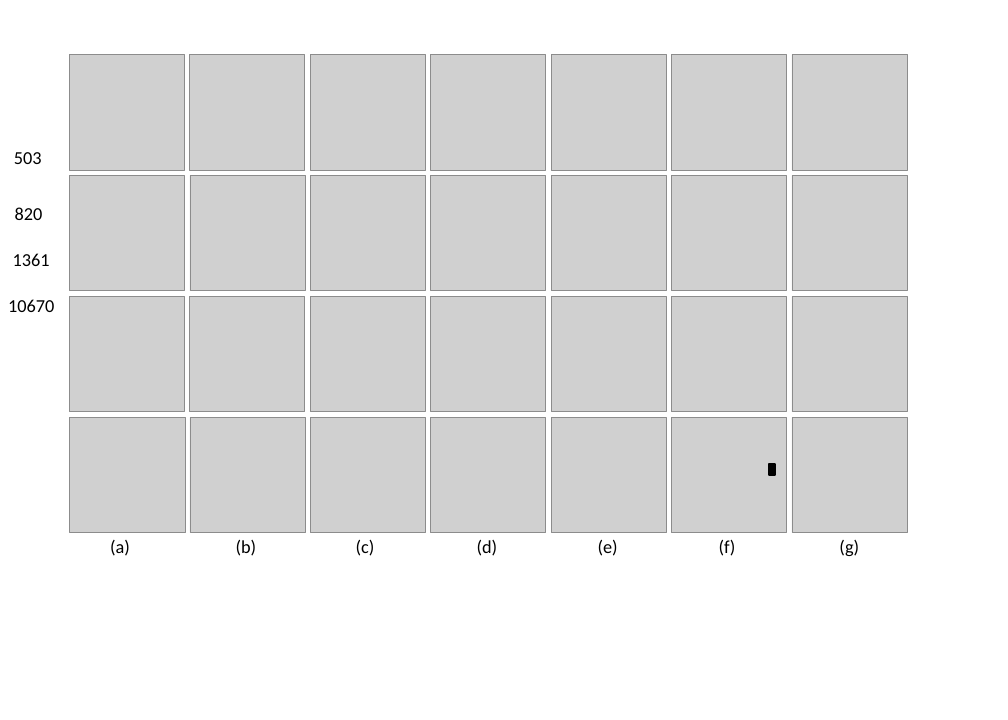
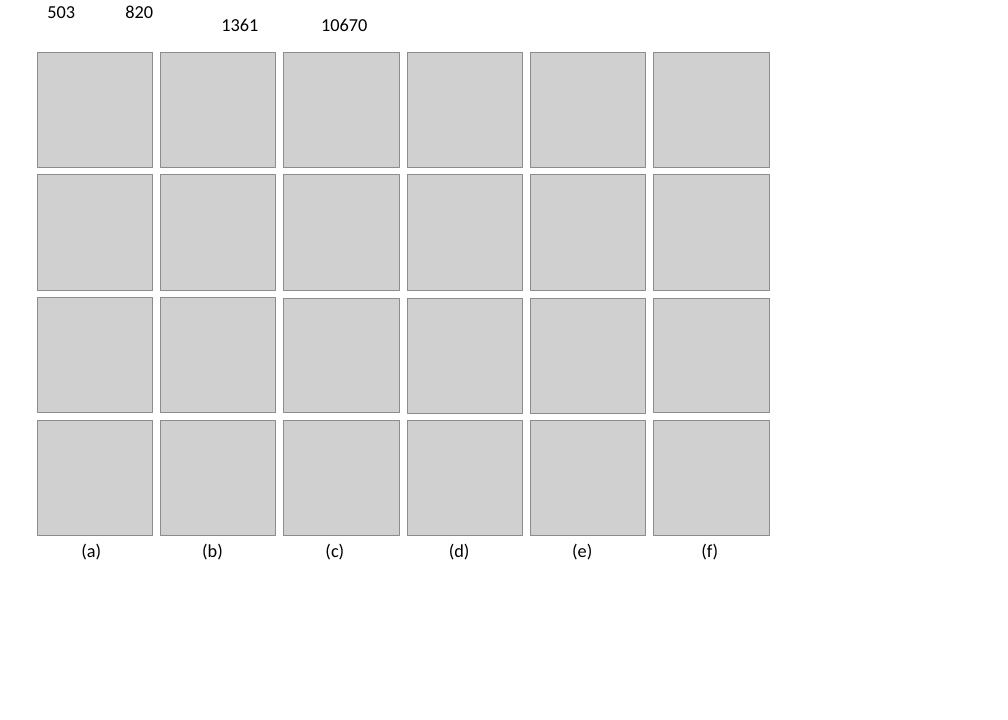
Before and after one commit to mboboUSTC/SCNN, a slide deck: slide 1 of paper/figures/FigVesicle/FigVesicle.pptx. Drawn at 1008x720 pixels with LibreOffice and Linux fonts; fonts in the diff are those of the drawing; grey boxes stand for pictures. Boxes give left, top, right and bottom in pixels: in the first picture for what was removed or moved away, otherwise in the second. Text is boxed around its words. In the diff, an @@ line names an element or a change of style, - is before the commit and + after.

```diff
--- a/paper/figures/FigVesicle/FigVesicle.pptx
+++ b/paper/figures/FigVesicle/FigVesicle.pptx
@@ text "503": place and size @@
-text "503" at box(14, 152, 42, 164)
+text "503" at box(47, 6, 75, 18)
@@ text "820": place and size @@
-text "820" at box(15, 207, 43, 220)
+text "820" at box(125, 5, 153, 18)
@@ text "1361": place and size @@
-text "1361" at box(13, 253, 50, 266)
+text "1361" at box(221, 18, 258, 31)
@@ text "10670": place and size @@
-text "10670" at box(8, 299, 54, 312)
+text "10670" at box(321, 18, 367, 31)
@@ picture: place and size @@
-picture at box(69, 55, 184, 170)
+picture at box(37, 52, 152, 167)
@@ picture: place and size @@
-picture at box(189, 55, 304, 170)
+picture at box(160, 52, 275, 167)
@@ picture: place and size @@
-picture at box(310, 55, 425, 170)
+picture at box(284, 52, 399, 167)
@@ picture: place and size @@
-picture at box(431, 55, 546, 170)
+picture at box(408, 52, 522, 167)
@@ picture: place and size @@
-picture at box(551, 55, 666, 170)
+picture at box(530, 52, 645, 167)
@@ picture: place and size @@
-picture at box(672, 55, 786, 170)
+picture at box(654, 52, 769, 167)
@@ picture removed at box(792, 55, 907, 170) @@
@@ 4 pictures: place and size @@
-4 pictures at box(69, 176, 305, 412)
+4 pictures at box(37, 175, 275, 413)
@@ picture: place and size @@
-picture at box(551, 176, 666, 290)
+picture at box(530, 175, 645, 290)
@@ picture: place and size @@
-picture at box(671, 176, 786, 290)
+picture at box(654, 175, 769, 290)
@@ picture removed at box(792, 176, 907, 290) @@
@@ 4 pictures: place and size @@
-4 pictures at box(310, 176, 546, 412)
+4 pictures at box(284, 175, 522, 413)
@@ picture: place and size @@
-picture at box(551, 297, 666, 412)
+picture at box(530, 299, 645, 413)
@@ picture: place and size @@
-picture at box(671, 297, 786, 412)
+picture at box(654, 299, 769, 413)
@@ picture removed at box(792, 297, 907, 412) @@
@@ picture removed at box(792, 418, 907, 533) @@
@@ picture: place and size @@
-picture at box(70, 418, 185, 533)
+picture at box(37, 421, 152, 535)
@@ 3 texts, 1 picture: place and size @@
-3 texts, 1 picture at box(110, 418, 498, 556)
+3 texts, 1 picture at box(81, 421, 470, 560)
@@ 2 pictures, 1 text: place and size @@
-2 pictures, 1 text at box(310, 418, 618, 556)
+2 pictures, 1 text at box(283, 421, 592, 560)
@@ picture: place and size @@
-picture at box(552, 418, 666, 533)
+picture at box(530, 421, 645, 535)
@@ picture: place and size @@
-picture at box(671, 418, 786, 533)
+picture at box(654, 421, 769, 535)
@@ rectangle removed at box(769, 464, 775, 475) @@
@@ text "(b)": place and size @@
-text "(b)" at box(236, 540, 257, 556)
+text "(b)" at box(202, 544, 223, 560)
@@ text "(f)": place and size @@
-text "(f)" at box(719, 540, 736, 556)
+text "(f)" at box(701, 544, 718, 560)
@@ text removed at box(839, 540, 859, 556) @@
-(g)
```
Also in this commit, not shown: 31 other files.
